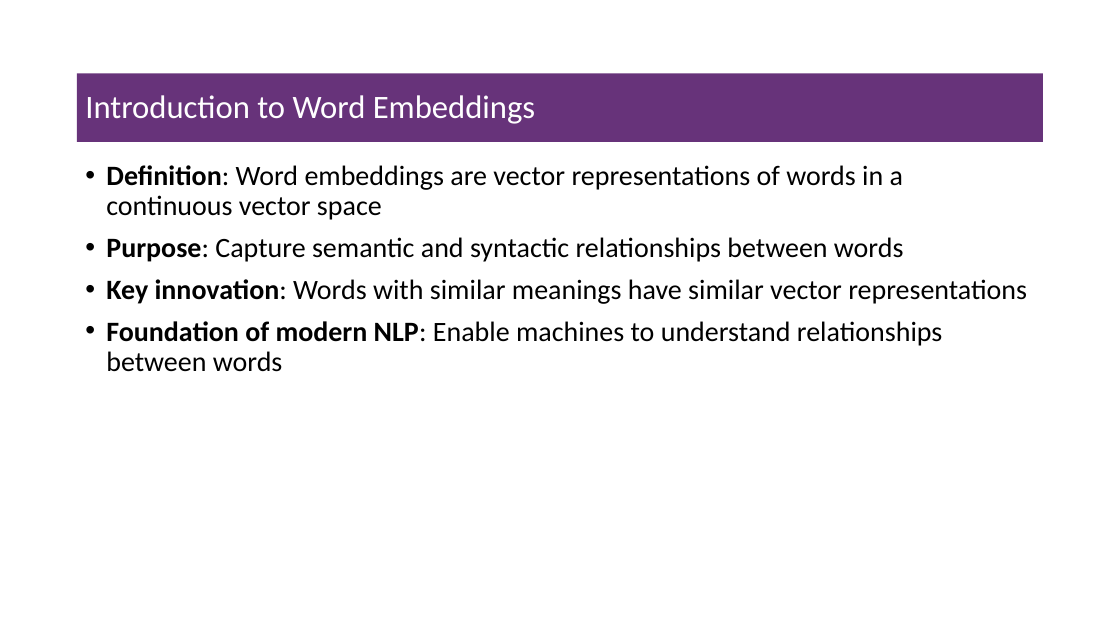
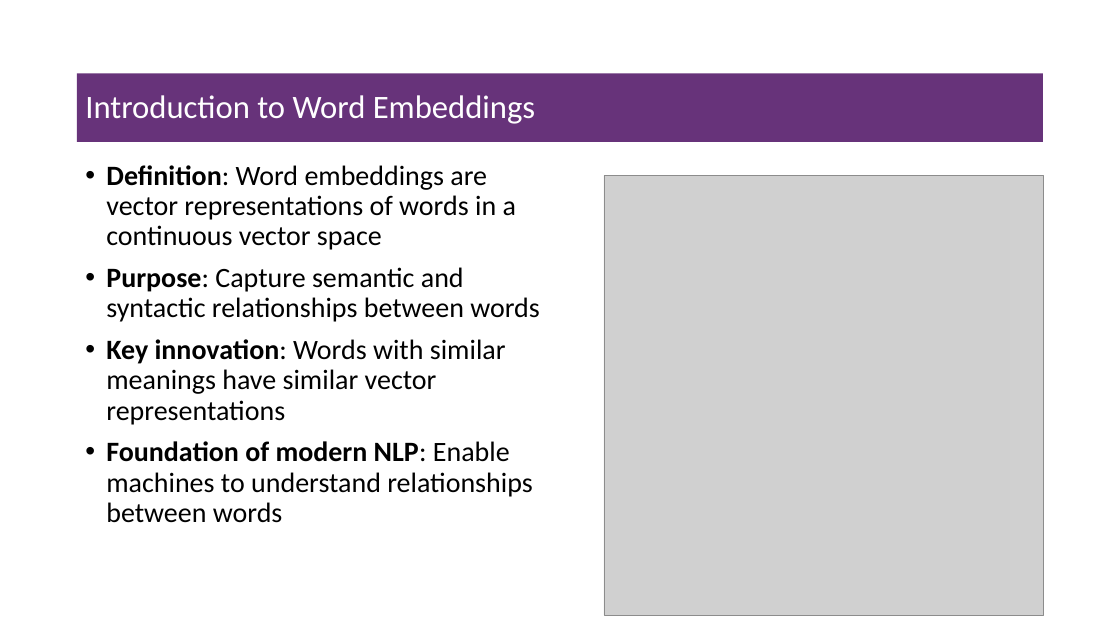
Before and after one commit to msfasha/307307-BI-Methods, a slide deck: slide 3 of 20242-NLP-LLM/lecture notes/Part 3 - Introduction to Large Lanuage Models/Part 2 Word Embeddings.pptx (slide 2 before the commit). Drawn at 1120x630 pixels with LibreOffice and Linux fonts; fonts in the diff are those of the drawing; grey boxes stand for pictures; background and template pictures are left out. Boxes give left, top, right and bottom in pixels: in the first picture for what was removed or moved away, otherwise in the second. Text is boxed around its words. In the diff, an @@ line names an element or a change of style, - is before the commit and + after.

```diff
--- a/20242-NLP-LLM/lecture notes/Part 3 - Introduction to Large Lanuage Models/Part 2 Word Embeddings.pptx
+++ b/20242-NLP-LLM/lecture notes/Part 3 - Introduction to Large Lanuage Models/Part 2 Word Embeddings.pptx
@@ text "Definition: Word embeddings are vector ..." rewrapped from (106, 165, 1027, 372) to (106, 165, 540, 523) @@
@@ picture added at (604, 176, 1044, 616) @@
```
Also in this commit, not shown: 2 other slides changed, 4 slides added, 4 slides removed, 7 other files.
